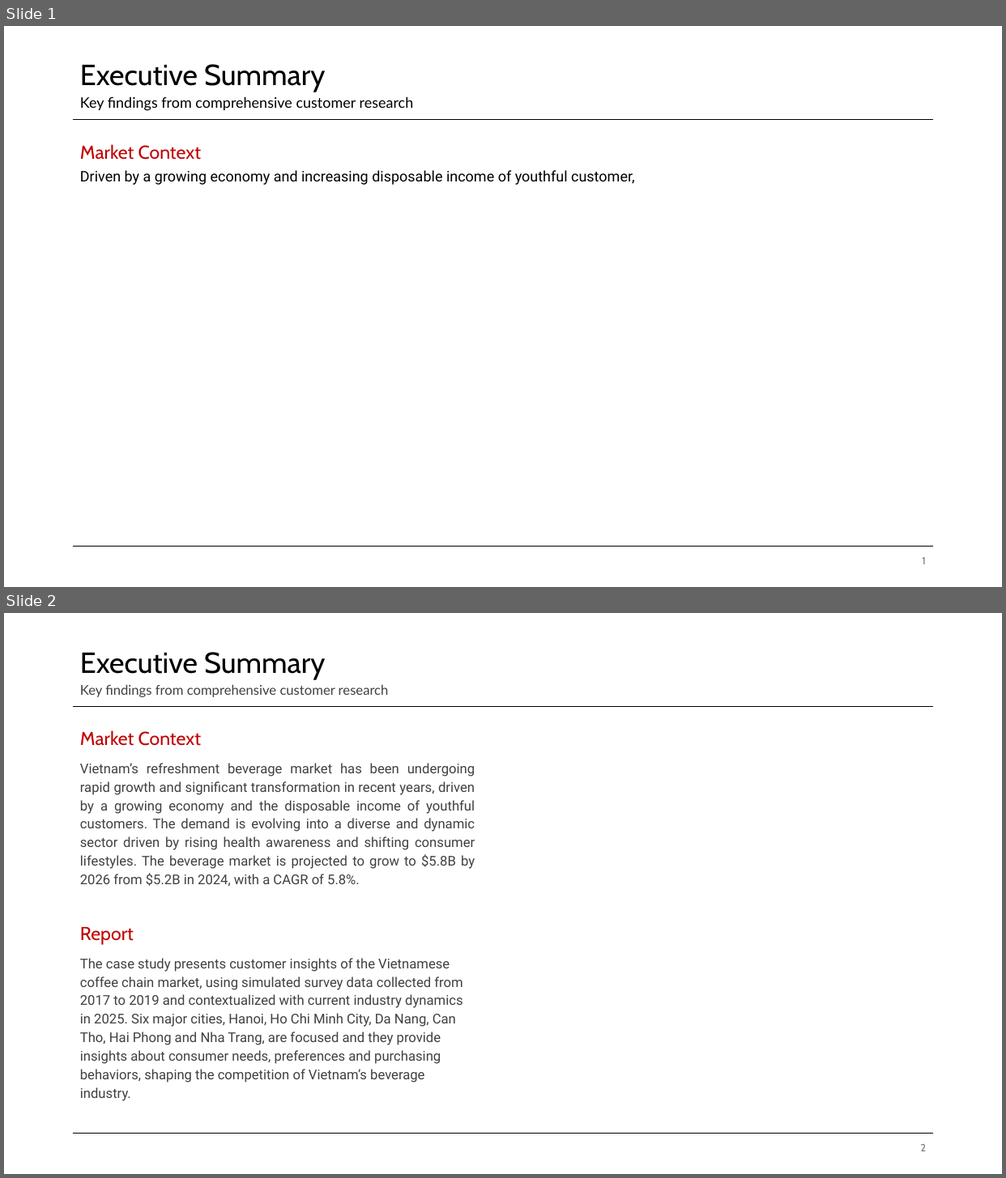
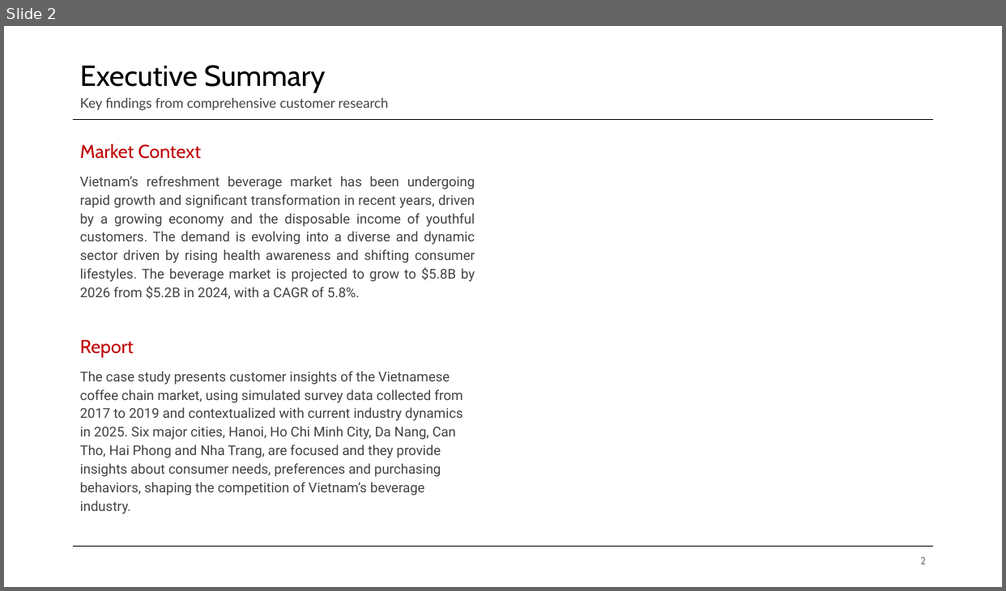
Before and after one commit to Truong2003-tqd/Highlands-Customer-Analysis, a slide deck: Power BI Report/Highlands Report.pptx. Shown one above the other, each under a label of ours: slides 1 and 2 before the commit, slide 2 after it. The pictures are 1006x1178 and 1006x591 pixels, drawn with LibreOffice and Linux fonts; fonts in the diff are those of the drawing. Boxes give left, top, right and bottom in pixels: in the first picture for what was removed or moved away, otherwise in the second. Text is boxed around its words. In the diff, an @@ line names an element or a change of style, - is before the commit and + after.

```diff
--- a/Power BI Report/Highlands Report.pptx
+++ b/Power BI Report/Highlands Report.pptx
@@ slide 1 removed at bbox=[4, 26, 1002, 587], background #FFFFFF; not listed: 2 template elements that a slide beside it also shows @@
@@ title removed at bbox=[80, 64, 414, 111] @@
-Executive Summary
-Key findings from comprehensive customer research
@@ text removed at bbox=[80, 144, 201, 160] @@
-Market Context
@@ text removed at bbox=[80, 170, 634, 185] @@
-Driven by a growing economy and increasing disposable income of youthful customer,
@@ page number removed at bbox=[922, 557, 926, 565] @@
-1
```
Also in this commit, not shown: 1 slide added, 2 other files.
